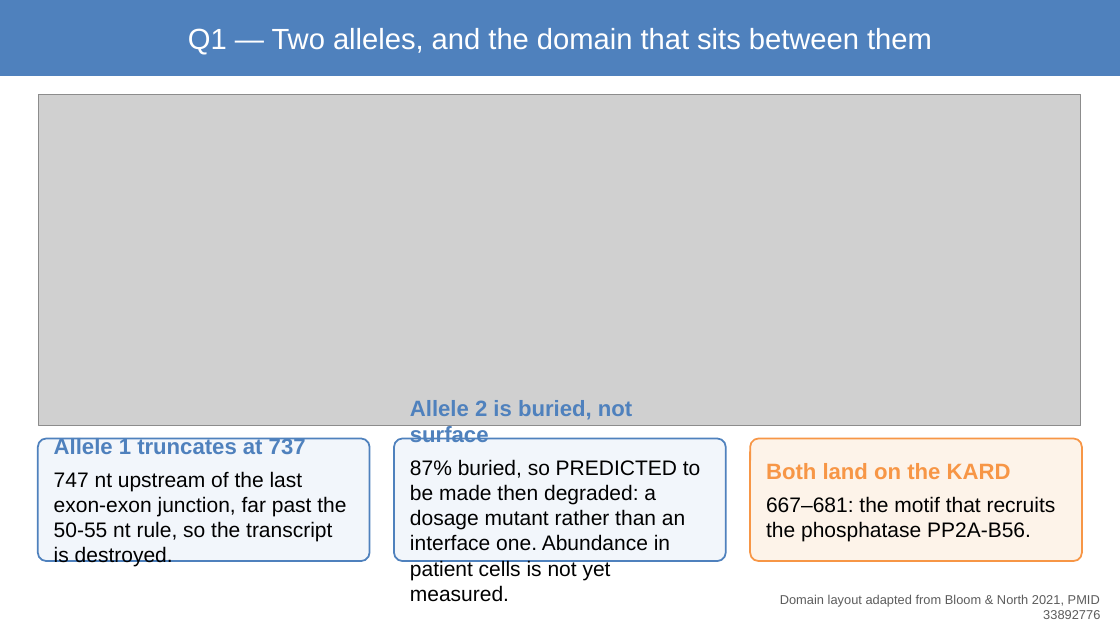
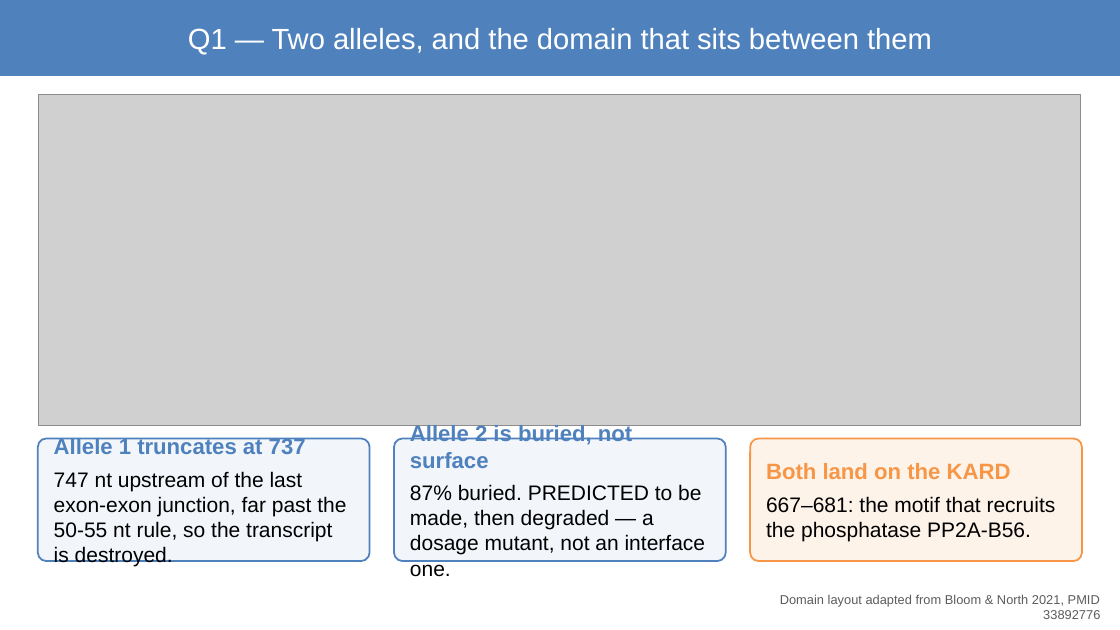
Before and after one commit to asheus/mva-track2-2026, a slide deck: slide 4 of docs/mva/MVA-Track2.pptx. Drawn at 1120x630 pixels with LibreOffice and Linux fonts; fonts in the diff are those of the drawing; grey boxes stand for pictures. Boxes give left, top, right and bottom in pixels: in the first picture for what was removed or moved away, otherwise in the second. Text is boxed around its words. In the diff, an @@ line names an element or a change of style, - is before the commit and + after.

Commit message:
Deck: fix text overflows and label collisions

```diff
--- a/docs/mva/MVA-Track2.pptx
+++ b/docs/mva/MVA-Track2.pptx
@@ text in rounded rectangle at (410, 484, 706, 555): text changed @@
-87% buried, so PREDICTED to be made then degraded: a dosage mutant rather than an interface one. Abundance in patient cells is not yet measured.
+87% buried. PREDICTED to be made, then degraded — a dosage mutant, not an interface one.
```
Also in this commit, not shown: 2 other slides changed, 1 other file.
